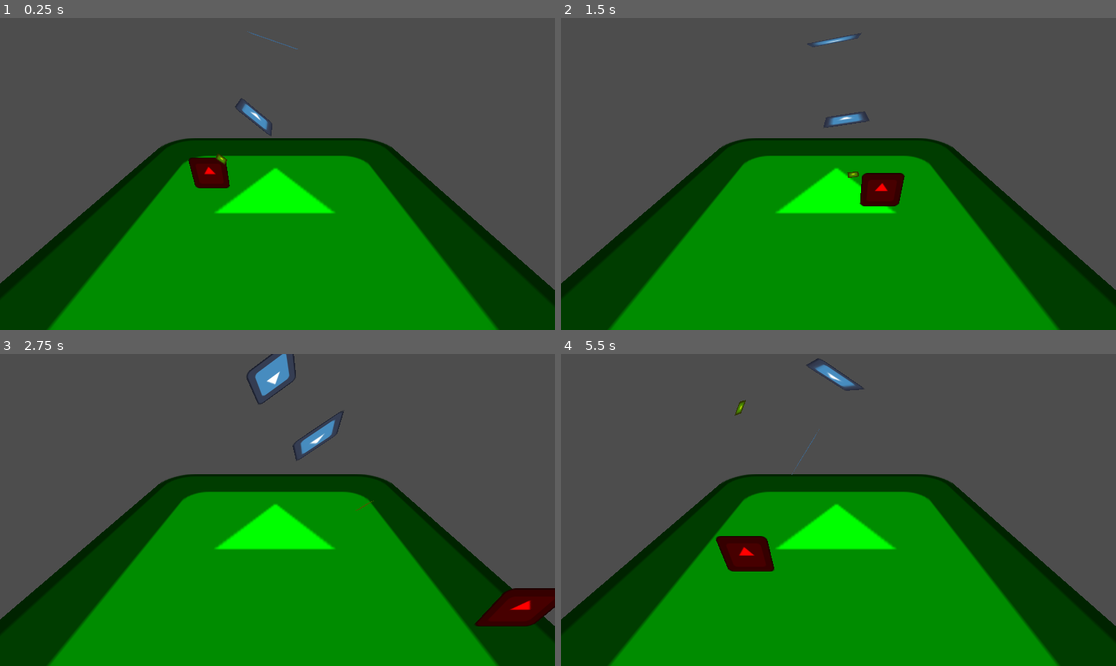
Above: before the commit, frames 1-4 (two rows, left to right).
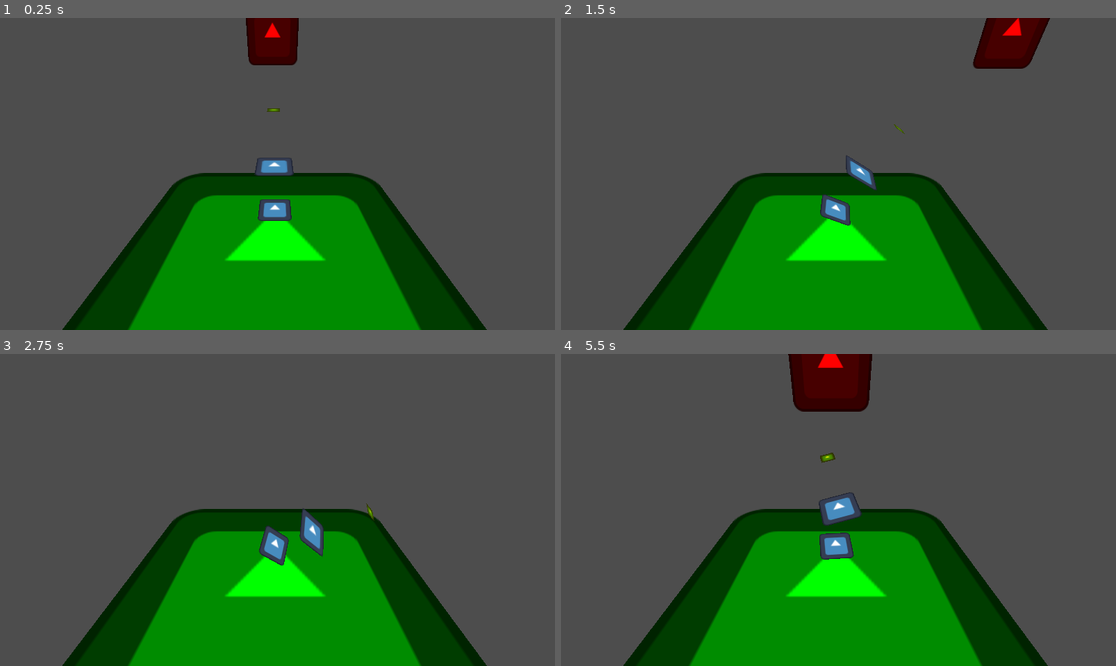
Above: after the commit, the same moments.

Repository: RatepGD/Godot_IK
Game: Godot game, scene res://main.tscn
Same seed, same stepped clock (60 frames per second), same inputs: the game is played once before the commit and once after it. The engine's default icon, where the game draws it, is replaced by a stand-in: a white triangle on a blue panel in a dark square.
Inputs:
- Up to frame 1 (0.25 s): no input
- Up to frame 2 (1.5 s): hold D (right) 0.53-1.28 s; hold S (backward) from 1.28 s (still down)
- Up to frame 3 (2.75 s): release S (backward) at 2.03 s; hold D (right) from 2.03 s (still down)
- Up to frame 4 (5.5 s): release D (right) at 2.78 s; hold W (forward) 2.78-3.53 s; hold A (left) 3.53-5.03 s; hold S (backward) from 5.03 s (still down)

The runs differ from the first frame. In frame 1, 34% of the frame differs, in the area x 0-100%, y 0-100%; in frame 2, 34%; in frame 3, 34%; in frame 4, 35%.

Commit message:
yipee, TODO: make softness automatic

Diff:
--- a/chain.gd
+++ b/chain.gd
@@ -7,7 +7,7 @@
 func _ready() -> void:
 	var bones: Array[Node] = get_tree().get_nodes_in_group("IK_bone").filter(func(n:Node): return not n.is_in_group("IK_end"))
 	for bone in bones:
-		bone.set_meta("direction",bone.basis.z)
+		bone.set_meta("direction",bone.global_basis.z)
 
 # Called every frame. 'delta' is the elapsed time since the previous frame.
 func _physics_process(_delta: float) -> void:
@@ -32,6 +32,12 @@
 	var node_to_next: Vector3 = next.global_position - node.global_position
 
 	var normal: Vector3 = node_to_next.cross(node_to_target).normalized()
+
+	var reference_dir: Vector3 = node.get_meta("direction") # Change this based on your game's context
+
+	if normal.dot(reference_dir) < 0.0:
+		normal = -normal
+
 	var angle_to_target = node_to_next.signed_angle_to(node_to_target,normal)
 
 	var last_bone: bool = next.is_in_group("IK_end")
@@ -45,22 +51,22 @@
 		if next_to_next2.length() > next_to_target.length(): angle_to_target *= -1
 
 	var pole_direction: Vector3 = node.get_meta("direction")
-	var local_normal: Vector3 = pole_direction.cross(node.basis.z)
-	var angle_from_pole: float = pole_direction.signed_angle_to(node.basis.z,local_normal)
-	var angle_limit: float = (PI/180) * (node.get_meta("angle_range_deg")/2)
+	var local_normal: Vector3 = node.basis.x #pole_direction.cross(node.basis.z)
+	var angle_from_pole: float = pole_direction.signed_angle_to(node.global_basis.z,normal)
+	var angle_limit: float = deg_to_rad(node.get_meta("angle_range_deg")/2)
 
 	var predicted_angle: float = angle_from_pole + angle_to_target
 	print(node.name+":")
-	print(rad_to_deg(angle_from_pole))
+	print(rad_to_deg(predicted_angle))
 	#TODO: detection works, but adjustment afterwards doesnt
 	if predicted_angle > angle_limit:
 		angle_to_target = angle_limit - angle_from_pole
 	elif predicted_angle < -angle_limit:
-		angle_to_target = -angle_limit + angle_from_pole
-
+		angle_to_target = -angle_limit - angle_from_pole
+	print(rad_to_deg(angle_from_pole + angle_to_target))
 	if last_bone:
 		if not is_equal_enough(normal,Vector3.ZERO,0.01):
-			node.global_basis = node.global_basis.rotated(normal, angle_to_target)
+			node.global_basis = node.global_basis.rotated(normal, angle_to_target * 0.5 * softness)
 		return
 
 	if not is_equal_enough(normal,Vector3.ZERO,0.01):
--- a/main.tscn
+++ b/main.tscn
@@ -8,14 +8,14 @@
 [node name="Node" type="Node" unique_id=1460526321]
 
 [node name="Bone0" parent="." unique_id=151198251 node_paths=PackedStringArray("target") instance=ExtResource("1_h2yge")]
-transform = Transform3D(-0.9999995, 3.82137e-15, -8.742272e-08, 8.742273e-08, 4.3711378e-08, -0.9999993, 0, -0.99999976, -4.371135e-08, 0, 3.948825, 0)
+transform = Transform3D(0.9999995, 0, 0, 0, -4.3711378e-08, 0.9999993, 0, -0.99999976, -4.3711356e-08, 0, 1.2850869, 0)
 script = ExtResource("2_1bvp3")
 target = NodePath("../Target")
 softness = 0.05
 
 [node name="Bone1" parent="Bone0" unique_id=363593228 instance=ExtResource("1_h2yge")]
-transform = Transform3D(0.6351887, -3.376076e-08, 0.7723562, 3.3760756e-08, 0.99999976, 1.594637e-08, -0.77235657, 1.5946386e-08, 0.6351885, 0, -1.4210855e-14, 1.9868076)
-metadata/angle_range_deg = 100.0
+transform = Transform3D(0.99999964, 0, 0, 0, 0.99999976, 0, 0, 0, 0.9999993, 0, -1.4210855e-14, 1.9868076)
+metadata/angle_range_deg = 60.0
 
 [node name="Pointer" type="Sprite3D" parent="Bone0/Bone1" unique_id=1351189842 groups=["IK_bone", "IK_end"]]
 transform = Transform3D(0.3, 0, 0, 0, 0.30000013, -8.881784e-16, 0, 2.6645353e-15, 0.29999998, -1.1792238e-07, 6.5007946e-08, 1.918842)
@@ -23,11 +23,11 @@
 texture = ExtResource("1_ig7tw")
 
 [node name="Camera3D" type="Camera3D" parent="." unique_id=17031861]
-transform = Transform3D(1, 0, 0, 0, 0.84798336, 0.53002286, 0, -0.53002286, 0.84798336, 0.104287624, 3.8193903, 6.1379633)
+transform = Transform3D(1, 0, 0, 0, 0.84798336, 0.53002286, 0, -0.53002286, 0.84798336, 0.104287624, 6.7822943, 6.1379633)
 visible = false
 
 [node name="Target" type="Sprite3D" parent="." unique_id=861619532]
-transform = Transform3D(1, 0, 0, 0, 1, 0, 0, 0, 1, -2.301, 0, 0)
+transform = Transform3D(1, 0, 0, 0, 1, 0, 0, 0, 1, -0.020149231, 7.0035434, 0)
 modulate = Color(1, 0, 0.016666412, 1)
 texture = ExtResource("1_ig7tw")
 script = ExtResource("3_h2yge")
